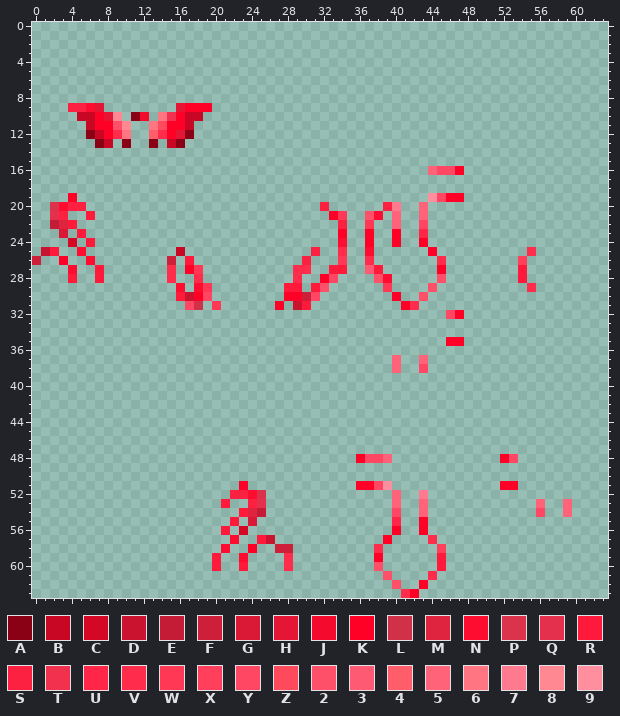
Two versions of one pixel-art sprite, src/main/resources/assets/kamenridercraft/textures/armor/zeztz_glowmask.png. Above, as it was before the edit.
The file is 64x64 pixels. Colours within 5 levels of each other are drawn and written as one.
Palette (. is transparent): A #8a0015  B #c70724  C #d40724  D #ca132f  E #c41c36  F #cd1f39  G #d91935  H #e51635  J #f30a2d  K #ff0026  L #d03149  M #df243f  N #ff0d31  P #dc334d  Q #e5304d  R #ff193b  S #fc2041  T #f1314e  U #ff2647  V #ff2c4b  W #ff3856  X #ff3f5c  Y #ff4763  Z #ff495c  2 #ff506a  3 #ff5a73  4 #ff5d6a  5 #ff637a  6 #ff7581  7 #ff7a8e  8 #ff8893  9 #ff8e9f
Pixels before, first column x 0:
 9 ....SSNH........HKKK........................................
10 .....BBKH8.AJ.6TKBB.........................................
11 ......BKK28..6ZKKB..........................................
12 ......ABKV6..4VKHA..........................................
13 .......AB.A..A.BA...........................................
14 ............................................................
15 ............................................................
16 ............................................5YYK............
17 ............................................................
18 ............................................................
19 ....K.......................................9YKK............
20 ..PNSS..........................S......S7..5................
21 ..QS..R..........................KW..2N.5..5................
22 ..EMR.............................S..W..5..Y................
23 ...G.R............................K..K..K..U................
24 ....C.R...........................N..K..K..K................
25 .DR..N..........B..............S..V..N......K..........V....
26 F..K..N........F.R............S...W..V.......V........X.....
27 ....N..R.......V.KW..........VV..RR..3R......K........R.....
28 ....R..R.......V..V..........V..KY....2N.....2........R.....
29 ................N.NW........RR.R2......W....2..........V....
30 ................RDKY........KKFY........K..2................
31 .................YL.W......K.DR..........KV.................
32 ..............................................YK............
33 ............................................................
34 ............................................................
35 ..............................................KK............
36 ............................................................
37 ........................................5..5................
38 ........................................5..Y................
39 ............................................................
40 ............................................................
41 ............................................................
42 ............................................................
43 ............................................................
44 ............................................................
45 ............................................................
46 ............................................................
47 ............................................................
48 ....................................KYY5............KY......
49 ............................................................
50 ............................................................
51 .......................K............KKY9............KK......
52 ......................SSNP..............5..7................
53 .....................R..SQ..............5..5............5..5
54 .......................RME..............Y..5............Y..5
55 ......................R.G...............U..K................
56 .....................R.C................K..K................
57 ......................N..RD............K....V...............
58 .....................N..K..FF.........V......X..............
59 ....................R..N....V.........K......R..............
60 ....................R..R....V.........2......R..............
61 .......................................2....V...............
62 ........................................2..K................
63 .........................................VK.................
The same view after the edit:
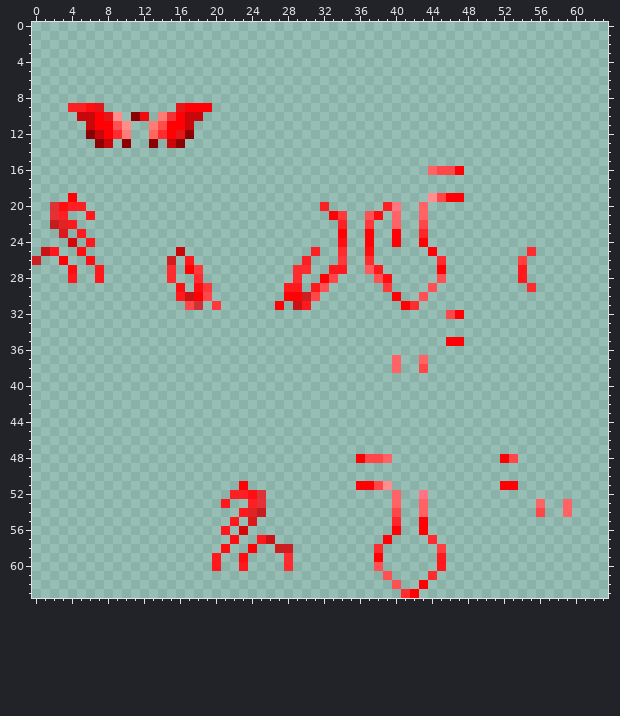
Changes in this commit:
colour 2: #ff506a -> #ff5053
colour 3: #ff5a73 -> #ff5a5d
colour 4: #ff5d6a -> #ff665d
colour 5: #ff637a -> #ff6365
colour 6: #ff7581 -> #ff7b75
colour 7: #ff7a8e -> #ff7581
colour 8: #ff8893 -> #ff8d88
colour 9: #ff8e9f -> #ff8e90
colour A: #8a0015 -> #8a0003
colour B: #c70724 -> #c7070a
colour C: #d40724 -> #d40709
colour D: #ca132f -> #ca1317
colour E: #c41c36 -> #c41c20
colour F: #cd1f39 -> #cd1f22
colour G: #d91935 -> #d9191b
colour H: #e51635 -> #e51619
colour J: #f30a2d -> #f30a0e
colour K: #ff0026 -> #ff0004
colour L: #d03149 -> #d03134
colour M: #df243f -> #df2426
colour N: #ff0d31 -> #ff0d11
colour P: #dc334d -> #dc3336
colour Q: #e5304d -> #e53035
colour R: #ff193b -> #ff191c
colour S: #fc2041 -> #fc2024
colour T: #f1314e -> #f13134
colour U: #ff2647 -> #ff262a
colour V: #ff2c4b -> #ff2c2f
colour W: #ff3856 -> #ff383b
colour X: #ff3f5c -> #ff3f42
colour Y: #ff4763 -> #ff474a
colour Z: #ff495c -> #ff4e49
